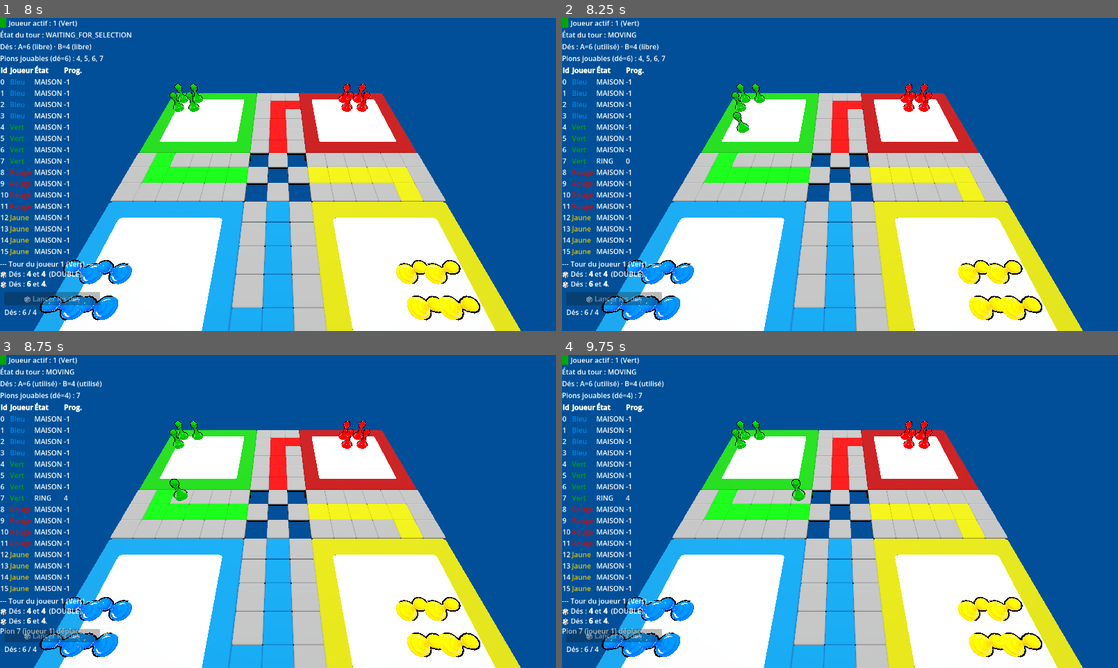
Above: before the commit, frames 1-4 (two rows, left to right).
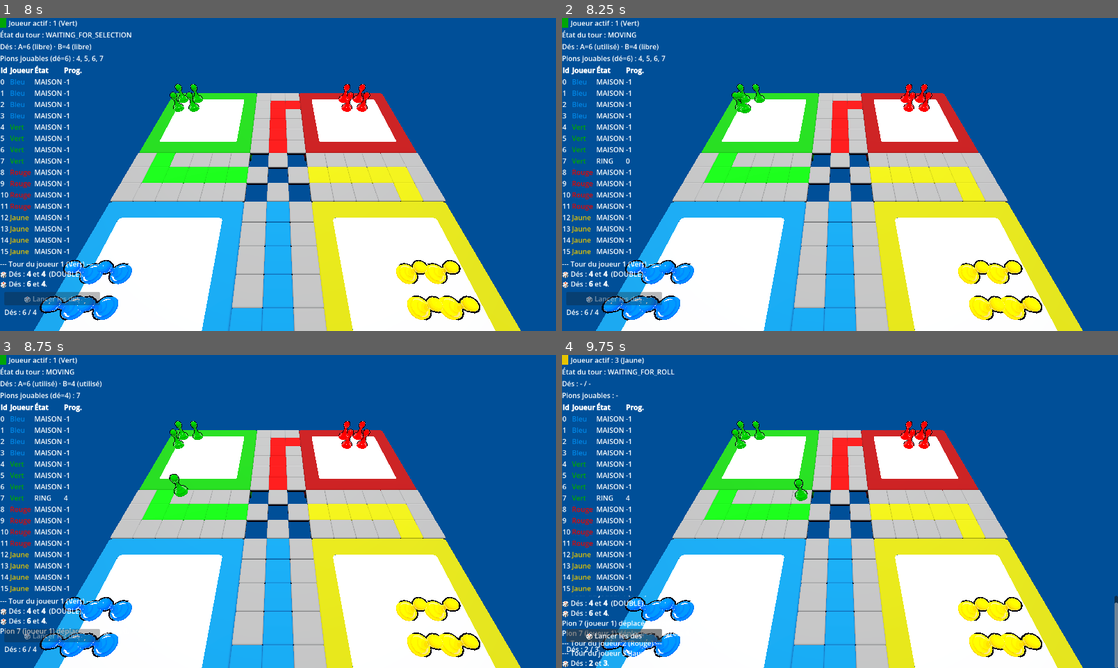
Above: after the commit, the same moments.

Repository: Davelerino/ludo-game
Game: Godot game, scene res://scenes/ui/main_menu.tscn
Two runs of this game, one before a commit and one after it. Both use one fixed random seed, a clock stepped at 60 frames per second and the inputs below.
Inputs (mouse positions are in pixels of both pictures, inside the frame that each line leads up to):
- Up to frame 1 (8 s): click "Jouer" at 0.5 s; click "🎲 Lancer les dés" at 1.25 s; click "🎲 Lancer les dés" at 2 s; tap Enter at 2.75, 4.25, 5.75 s; move the mouse to (400, 158) at 2.77 s; press the mouse at (400, 158) at 2.78 s; release the mouse at (400, 158) at 3.5 s; tap Space at 3.5, 5, 6.5 s; drag from (166, 190) to (250, 237) at 3.52 s; move the mouse to (333, 105) at 4.27 s; press the mouse at (333, 105) at 4.28 s; release the mouse at (333, 105) at 5 s; drag from (250, 237) to (111, 127) at 5.02 s; move the mouse to (444, 221) at 5.77 s; press the mouse at (444, 221) at 5.78 s; release the mouse at (444, 221) at 6.5 s; drag from (111, 127) to (194, 96) at 6.52 s; move the mouse to (305, 174) at 7.27 s; press the mouse at (305, 174) at 7.28 s
- Up to frame 2 (8.25 s): release the mouse at (867, 174) at 8 s; drag from (756, 96) to (728, 190) at 8.02 s
- Up to frame 3 (8.75 s): no input
- Up to frame 4 (9.75 s): move the mouse to (962, 495) at 8.77 s; press the mouse at (962, 495) at 8.78 s; release the mouse at (962, 495) at 9.5 s; click (612, 636) at 9.5 s, where only the run after the commit has a clickable "🎲 Lancer les dés"

Frame 1 is identical in both runs. In frame 2, 0.2% of the frame differs, in the area x 30-34%, y 23-37%; in frame 3, 0.1%; in frame 4, 2.3%, in the area x 0-100%, y 0-100%.

Commit message:
Remplace le glissement plat des pions par un saut en arc a duree fixe
Chaque case franchie devient un saut parabolique au lieu d'un
glissement plat, et la duree totale d'un coup reste quasi fixe
(budget reparti sur les sauts, avec un plancher pour rester lisible)
plutot que proportionnelle au nombre de cases.

Co-Authored-By: Claude Sonnet 5 <noreply@anthropic.com>

Diff:
--- a/resources/BoardTuning.tres
+++ b/resources/BoardTuning.tres
@@ -8,7 +8,9 @@
 ring_radius = 8.0
 yard_elevation = 0.2
 pawn_lift_height = 0.5
-move_duration = 0.35
+move_total_duration = 0.5
+move_min_hop_duration = 0.12
+hop_height = 0.18
 capture_duration = 0.5
 player_colors = Array[Color]([Color(1, 0, 0, 1), Color(0, 0, 1, 1), Color(0, 1, 0, 1), Color(1, 1, 0, 1)])
 player_names = Array[String](["Rouge", "Bleu", "Vert", "Jaune"])
--- a/resources/board_tuning.gd
+++ b/resources/board_tuning.gd
@@ -19,7 +19,14 @@
 @export var pawn_lift_height: float = 0.5
 
 @export_group("Animation")
-@export var move_duration: float = 0.35
+## Budget de durée pour TOUT le déplacement d'un pion (pas par case) — voir
+## PawnController.compute_hop_duration().
+@export var move_total_duration: float = 0.5
+## Plancher de durée par saut, pour que les sauts restent lisibles même sur
+## un long trajet (dé de 6) où le budget total serait sinon réparti trop finement.
+@export var move_min_hop_duration: float = 0.12
+## Hauteur (unités monde) de l'arc parabolique de chaque saut.
+@export var hop_height: float = 0.18
 @export var capture_duration: float = 0.5
 
 @export_group("Joueurs")
--- a/scripts/core/pawn_controller.gd
+++ b/scripts/core/pawn_controller.gd
@@ -142,9 +142,6 @@
 		GameEvents.pawn_moved.emit(pawn, dice_value)
 		return
 
-	var duration: float = board_tuning.move_duration if board_tuning else 0.35
-	var tween: Tween = create_tween()
-
 	# (b)/(c) sortie de yard ou évasion de zone de capture : un seul saut, pas
 	# de cases intermédiaires (aucune n'existe entre une zone décorative et
 	# l'anneau/le yard).
@@ -153,17 +150,24 @@
 		or (old_state == PawnState.CAPTURED and pawn.state == PawnState.MAISON)
 	)
 
-	if is_single_hop:
-		tween.tween_property(node, "position", final_target, duration)\
-			.set_trans(Tween.TRANS_SINE).set_ease(Tween.EASE_IN_OUT)
-	else:
-		# (a) mouvement normal RING/HOME_LANE : un hop par case intermédiaire.
+	# (a) mouvement normal RING/HOME_LANE : un saut par case intermédiaire ;
+	# is_single_hop : aucune case intermédiaire, juste `final_target`.
+	var waypoints: Array[Vector3] = []
+	if not is_single_hop:
 		for step_progress in range(old_progress + 1, pawn.progress):
-			var waypoint: Vector3 = board_manager.world_position_for_progress(pawn.player, step_progress)
-			tween.tween_property(node, "position", waypoint, duration)\
-				.set_trans(Tween.TRANS_SINE).set_ease(Tween.EASE_IN_OUT)
-		tween.tween_property(node, "position", final_target, duration)\
-			.set_trans(Tween.TRANS_SINE).set_ease(Tween.EASE_IN_OUT)
+			waypoints.append(board_manager.world_position_for_progress(pawn.player, step_progress))
+	waypoints.append(final_target)
+
+	var total_duration: float = board_tuning.move_total_duration if board_tuning else 0.5
+	var min_hop: float = board_tuning.move_min_hop_duration if board_tuning else 0.12
+	var height: float = board_tuning.hop_height if board_tuning else 0.18
+	var hop_duration: float = compute_hop_duration(total_duration, min_hop, waypoints.size())
+
+	var tween: Tween = create_tween()
+	var current_from: Vector3 = node.position
+	for waypoint in waypoints:
+		_append_hop(tween, node, current_from, waypoint, hop_duration, height)
+		current_from = waypoint
 
 	if not capture_info.is_empty():
 		_append_capture_stage(tween, capture_info)
@@ -184,6 +188,7 @@
 	if victim_node == null or not is_instance_valid(victim_node):
 		return
 	var cap_duration: float = board_tuning.capture_duration if board_tuning else 0.5
+	var height: float = board_tuning.hop_height if board_tuning else 0.18
 	# victim.state est déjà CAPTURED (apply_move() l'a déjà mutée par
 	# référence), donc cell_world_position(victim) résout sa nouvelle case de
 	# zone de capture.
@@ -191,8 +196,25 @@
 	# Point de départ explicite (case ring d'avant capture, dérivée du snapshot
 	# pré-mutation) plutôt que la transform courante du nœud — plus robuste.
 	var victim_from: Vector3 = board_manager.world_position_for_progress(victim.player, capture_info.old_progress)
-	tween.tween_property(victim_node, "position", victim_target, cap_duration)\
-		.from(victim_from)\
+	_append_hop(tween, victim_node, victim_from, victim_target, cap_duration, height)
+
+
+## Durée d'un saut individuel : le budget total (`total_duration`) est réparti
+## sur toutes les cases du trajet (`waypoint_count`), avec un plancher
+## (`min_hop_duration`) pour rester lisible sur les longs coups — voir
+## tests/test_pawn_hop_duration.gd. Fonction pure, testable sans scène.
+static func compute_hop_duration(total_duration: float, min_hop_duration: float, waypoint_count: int) -> float:
+	return max(min_hop_duration, total_duration / max(1, waypoint_count))
+
+
+## Ajoute un segment de saut en arc (parabole verticale) au tween, de
+## `from_pos` vers `to_pos`. Remplace le glissement plat : `t` est déjà "eased"
+## par set_trans()/set_ease() avant d'arriver dans le callback (comportement
+## standard de tween_method(), identique à tween_property()).
+func _append_hop(tween: Tween, node: Node3D, from_pos: Vector3, to_pos: Vector3, duration: float, height: float) -> void:
+	var updater := func(t: float) -> void:
+		node.position = from_pos.lerp(to_pos, t) + Vector3.UP * height * (4.0 * t * (1.0 - t))
+	tween.tween_method(updater, 0.0, 1.0, duration)\
 		.set_trans(Tween.TRANS_SINE).set_ease(Tween.EASE_IN_OUT)
 
 
--- /dev/null
+++ b/tests/test_pawn_hop_duration.gd
@@ -0,0 +1,65 @@
+extends Node
+## Tests de PawnController.compute_hop_duration() — la répartition de la durée
+## totale d'un déplacement sur les sauts individuels (voir GDD "saut en arc,
+## durée quasi-fixe"). Fonction pure : pas de Tween/scène 3D nécessaire ici,
+## mais PawnController référence l'autoload GameEvents en interne, donc ce
+## test doit tourner comme une SCÈNE (pas `--script` bare SceneTree, qui
+## n'initialise pas les autoloads) :
+##
+## Exécution :
+##   godot --headless --quit-after 60 res://tests/test_pawn_hop_duration.tscn
+
+var _pass_count: int = 0
+var _fail_count: int = 0
+
+
+func _ready() -> void:
+	print("=== Tests PawnController.compute_hop_duration() ===\n")
+
+	test_single_hop_gets_full_budget()
+	test_floor_kicks_in_on_long_move()
+	test_monotonic_never_slower_than_single_hop()
+	test_total_time_grows_little_beyond_floor()
+
+	print("\n=== Résultat : %d PASS / %d FAIL ===" % [_pass_count, _fail_count])
+	get_tree().quit(0 if _fail_count == 0 else 1)
+
+
+func _assert(condition: bool, label: String) -> void:
+	if condition:
+		_pass_count += 1
+		print("  [PASS] %s" % label)
+	else:
+		_fail_count += 1
+		print("  [FAIL] %s" % label)
+
+
+# ----------------------------------------------------------------------------
+func test_single_hop_gets_full_budget() -> void:
+	print("-- test_single_hop_gets_full_budget --")
+	var d: float = PawnController.compute_hop_duration(0.5, 0.12, 1)
+	_assert(is_equal_approx(d, 0.5), "un saut unique reçoit tout le budget (0.5)")
+
+
+func test_floor_kicks_in_on_long_move() -> void:
+	print("-- test_floor_kicks_in_on_long_move (dé de 6, budget/6 < plancher) --")
+	var d: float = PawnController.compute_hop_duration(0.5, 0.12, 6)
+	_assert(is_equal_approx(d, 0.12), "le plancher (0.12) s'active quand 0.5/6≈0.083 lui est inférieur")
+
+
+func test_monotonic_never_slower_than_single_hop() -> void:
+	print("-- test_monotonic_never_slower_than_single_hop --")
+	var single: float = PawnController.compute_hop_duration(0.5, 0.12, 1)
+	var all_ok: bool = true
+	for n in range(1, 7):
+		var d: float = PawnController.compute_hop_duration(0.5, 0.12, n)
+		if d > single + 0.0001:
+			all_ok = false
+	_assert(all_ok, "un trajet plus long n'a jamais un saut individuel plus lent qu'un trajet d'une case")
+
+
+func test_total_time_grows_little_beyond_floor() -> void:
+	print("-- test_total_time_grows_little_beyond_floor --")
+	var total_for_6: float = PawnController.compute_hop_duration(0.5, 0.12, 6) * 6
+	_assert(is_equal_approx(total_for_6, 0.72), "durée totale pour 6 cases ≈ 0.72s (plancher × 6)")
+	_assert(total_for_6 < 6 * 0.35, "reste très inférieur à l'ancien comportement proportionnel (6×0.35=2.1s)")
--- /dev/null
+++ b/tests/test_pawn_hop_duration.tscn
@@ -0,0 +1,6 @@
+[gd_scene format=3]
+
+[ext_resource type="Script" path="res://tests/test_pawn_hop_duration.gd" id="1"]
+
+[node name="TestPawnHopDuration" type="Node"]
+script = ExtResource("1")
